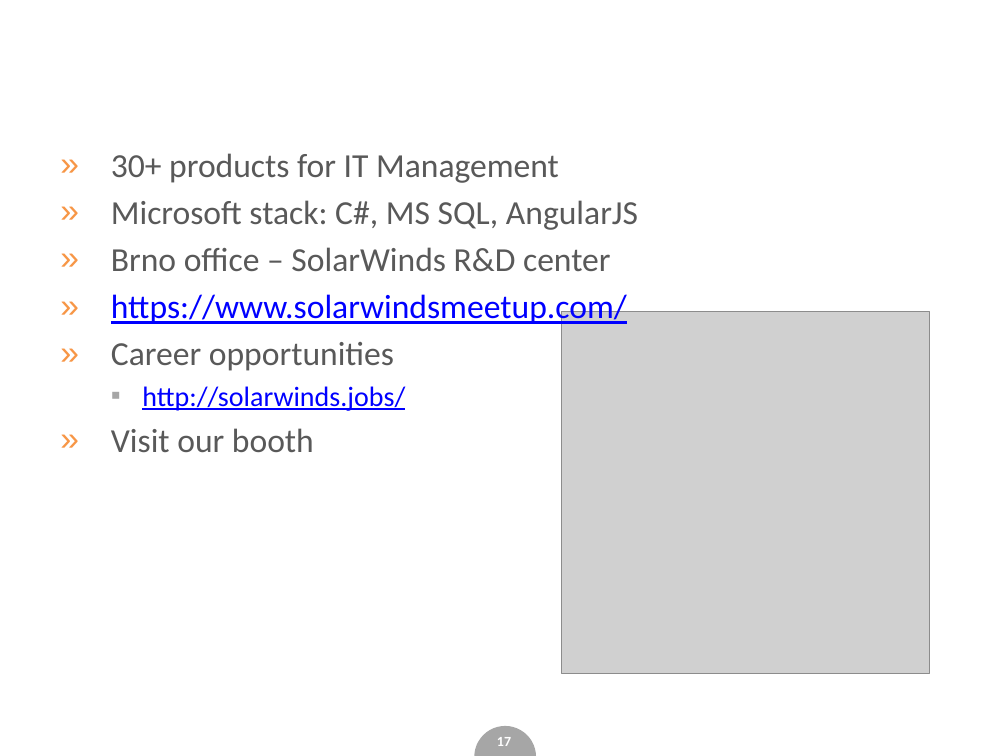
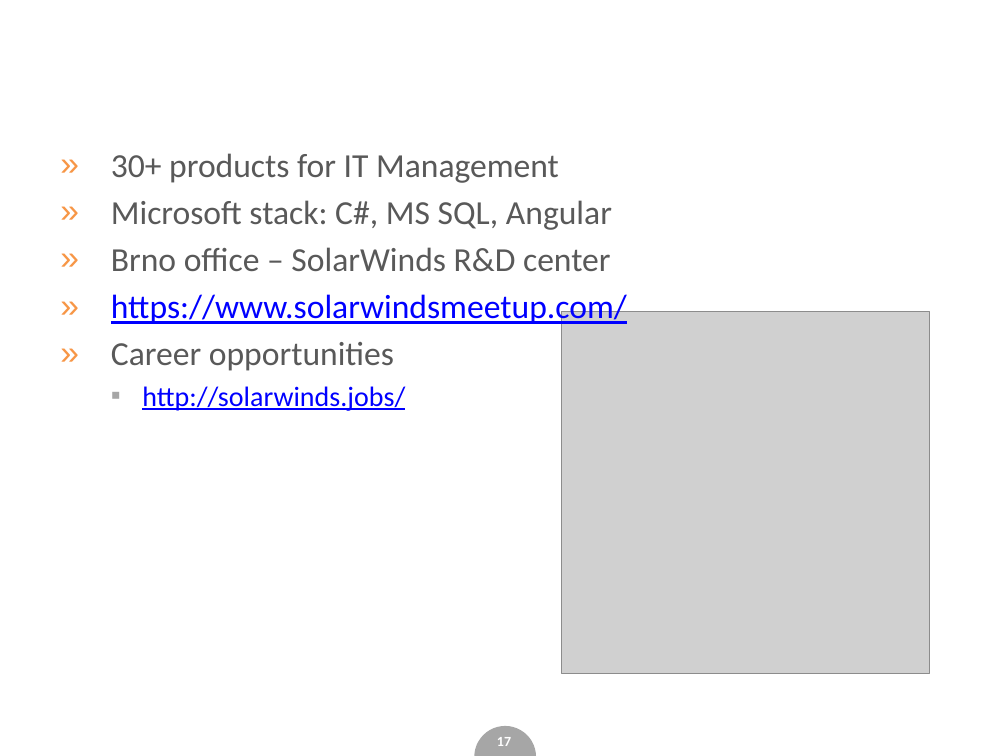
Before and after one commit to Katulus/WebApplictionTestingExample, a slide deck: slide 17 of slides.pptx. Drawn at 1008x756 pixels with LibreOffice and Linux fonts; fonts in the diff are those of the drawing; grey boxes stand for pictures; background and template pictures are left out. Boxes give left, top, right and bottom in pixels: in the first picture for what was removed or moved away, otherwise in the second. Text is boxed around its words. In the diff, an @@ line names an element or a change of style, - is before the commit and + after.

```diff
--- a/slides.pptx
+++ b/slides.pptx
@@ text at (111, 200, 612, 230): text changed @@
-» Microsoft stack: C#, MS SQL, AngularJS
+» Microsoft stack: C#, MS SQL, Angular
@@ text at (111, 428, 314, 452): paragraph removed @@
-» Visit our booth
```
Also in this commit, not shown: 7 other slides changed.
